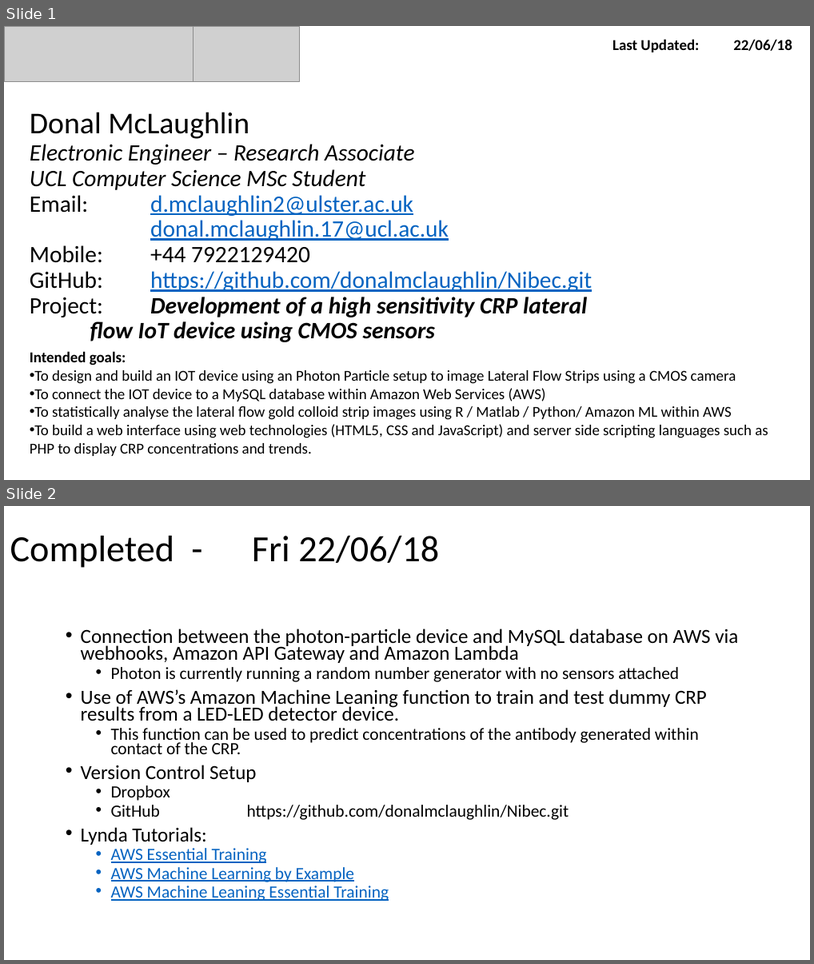
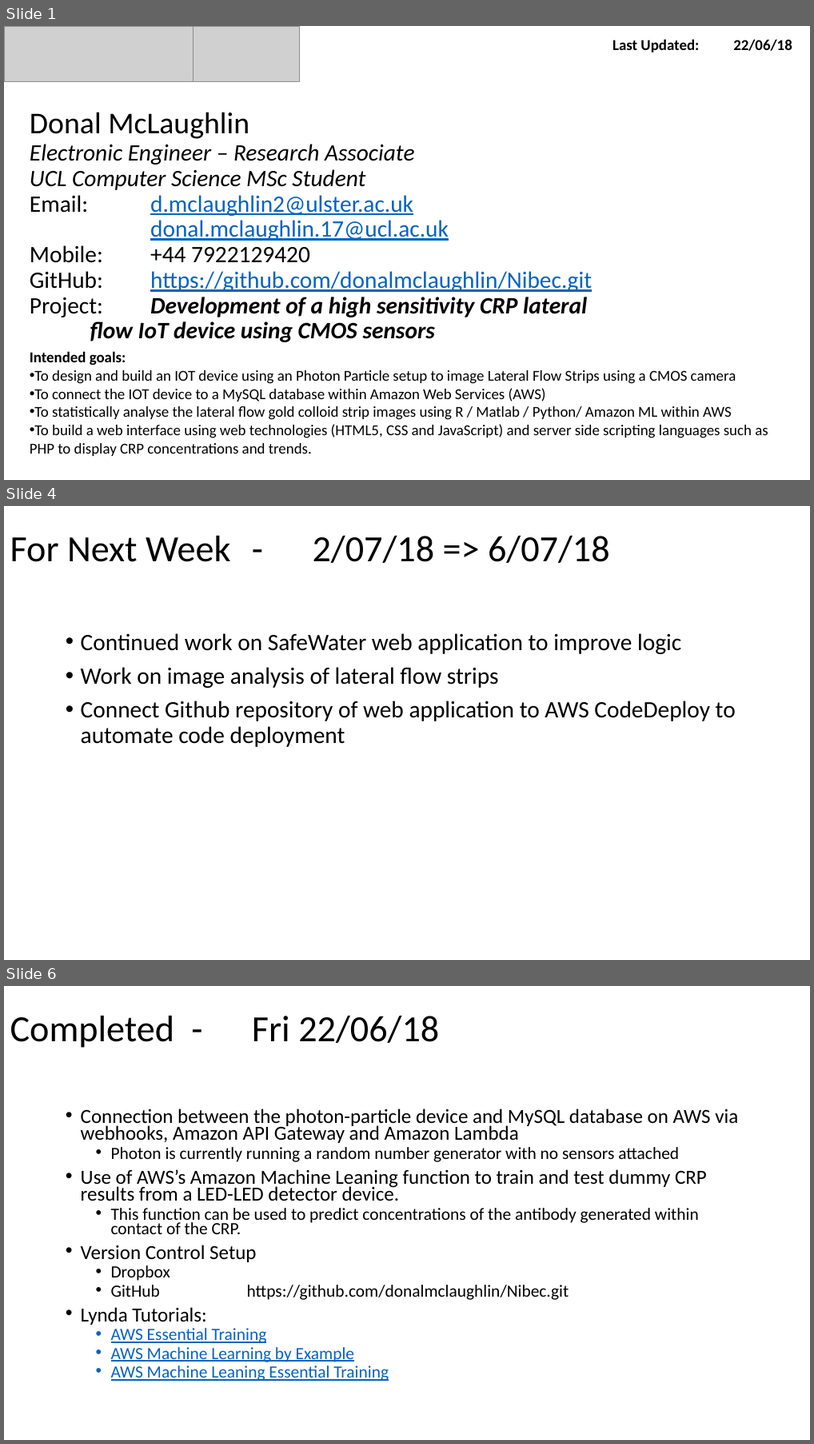
Before and after one commit to donalmclaughlin/Nibec, a slide deck: Donal_McLaughlin_WeeklyReport.pptx. Shown one above the other, each under a label of ours: slides 1 and 2 before the commit, slides 1, 4 and 6 after it; the slides between them are not shown. The pictures are 814x964 and 814x1444 pixels, drawn with LibreOffice and Linux fonts; fonts in the diff are those of the drawing; grey boxes stand for pictures. Boxes give left, top, right and bottom in pixels: in the first picture for what was removed or moved away, otherwise in the second. Text is boxed around its words. In the diff, an @@ line names an element or a change of style, - is before the commit and + after.

```diff
--- a/Donal_McLaughlin_WeeklyReport.pptx
+++ b/Donal_McLaughlin_WeeklyReport.pptx
@@ slide 4 added at <box>4,506,810,960</box>, background #FFFFFF @@
@@ title added at <box>10,536,610,563</box>, 44 pt, text #000000 @@
+For Next Week - 2/07/18 => 6/07/18
@@ text added at <box>81,633,736,747</box>, 28 pt, text #000000 @@
+• Continued work on SafeWater web application to improve logic
+• Work on image analysis of lateral flow strips
+• Connect Github repository of web application to AWS CodeDeploy to automate code deployment
@@ what was slide 2 is now slide 6 @@
```
Also in this commit, not shown: 3 other slides added, 11 other files.
